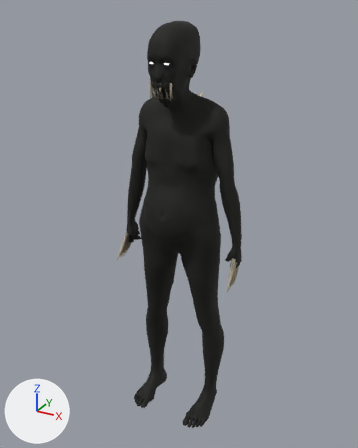
The glTF model game/models/cast/thing.glb as it was, and as the next commit left it.
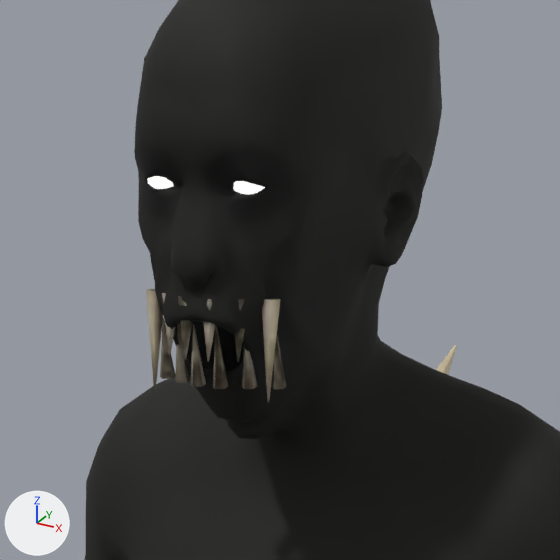
There are two pictures of each version: one whole from a camera (50 mm lens) standing at (0.906, -1.68, 1.746) and looking at (-0.02, 0.004, 0.904), one close up on the part from 35% to 62% of the width and 7% to 29% of the height. The axes (+X, +Y, +Z) are drawn at lower left. The lights are the same throughout. The last two pictures show the newer version. Vertices at exactly the same position are counted once.

Names of what the first close-up shows: 'body', 'eye_l', 'eye_r', 'fangs' and 1 more.
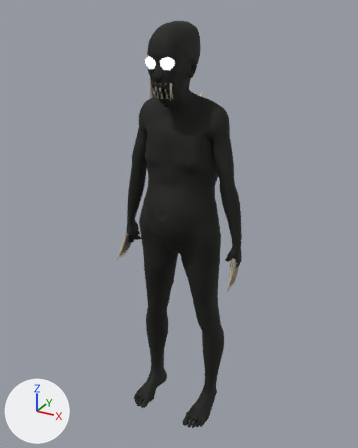
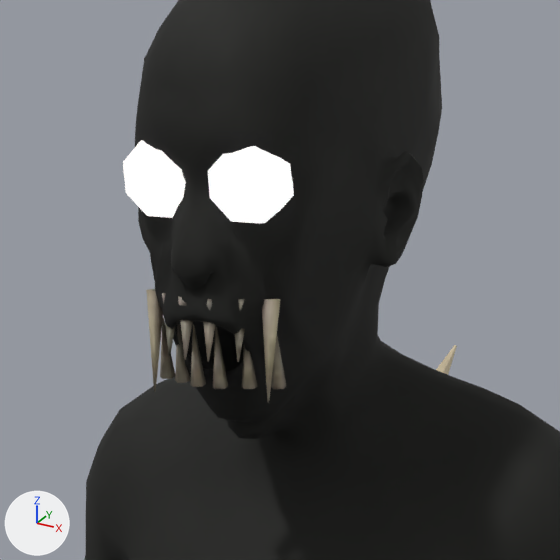
Where the change shows, as pixel boxes [x1, y1, x2, y2] in the close-ups (560 x 560 px):
'eye_l', moved, rescaled
    before: [233, 181, 265, 195]
    after: [208, 146, 294, 223]
'eye_r', moved, rescaled
    before: [147, 176, 174, 189]
    after: [123, 140, 186, 218]
part 3 of me_fang, surface changed
    both: [149, 289, 286, 389]

Patch to the scene script:
```diff
--- a/game/models/cast/thing.glb.py
+++ b/game/models/cast/thing.glb.py
@@ me_base_003 @@
 # used by ob_eye_l; location = (0.0, 0.0, 0.0)
-me_base_003.from_pydata(...)  # 72 vertices, 140 faces; spans x 0.0144..0.0437, y -0.1759..-0.1444, z 1.5577..1.5851
+me_base_003.from_pydata(...)  # 72 vertices, 140 faces; spans x 0.0041..0.054, y -0.1929..-0.1394, z 1.548..1.5947
+# me_base_003 part 1: the whole mesh is scaled about its middle by 1.7, then moved by (0.0, -0.006, -0.0001)
 me_base_003.materials.append(mat_eye_l_mat)
@@ me_base_004 @@
 # used by ob_eye_r; location = (0.0, 0.0, 0.0)
-me_base_004.from_pydata(...)  # 72 vertices, 140 faces; spans x -0.0437..-0.0144, y -0.1759..-0.1444, z 1.5577..1.5851
+me_base_004.from_pydata(...)  # 72 vertices, 140 faces; spans x -0.054..-0.0041, y -0.1929..-0.1394, z 1.548..1.5947
+# me_base_004 part 2: the whole mesh is scaled about its middle by 1.7, then moved by (0.0, -0.006, -0.0001)
 me_base_004.materials.append(mat_eye_r_mat)
@@ me_fang @@
 me_fang.from_pydata(...)  # 120 vertices, 192 faces; spans x -0.0453..0.0459, y -0.1845..-0.1488, z 1.4444..1.5051
 # used by ob_fangs; location = (0.0, 0.0, 0.0)
+# me_fang part 3: texture (UV) coordinates of 176 of 192 faces, centred in x -0.0419..0.0425, y -0.1839..-0.1518, z 1.4444..1.5048, changed; they spanned u 0.02..0.99, v 0.01..0.99 and now span u 0.02..0.99, v 0.01..0.96
 me_fang.materials.append(mat_fangs_mat)
```
